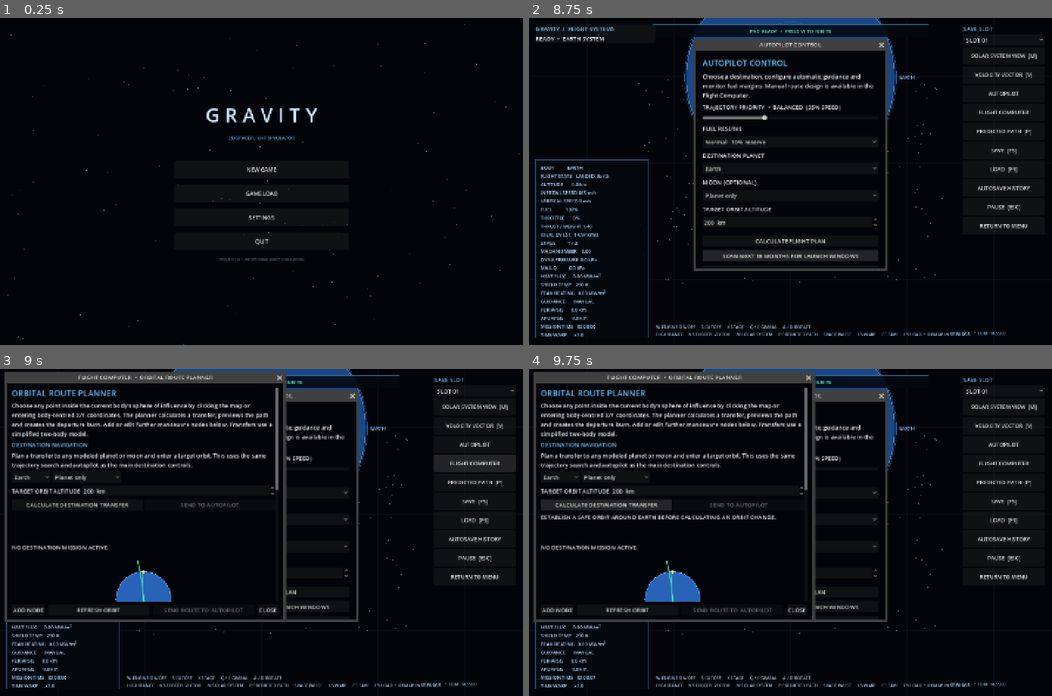
Above: before the commit, frames 1-4 (two rows, left to right).
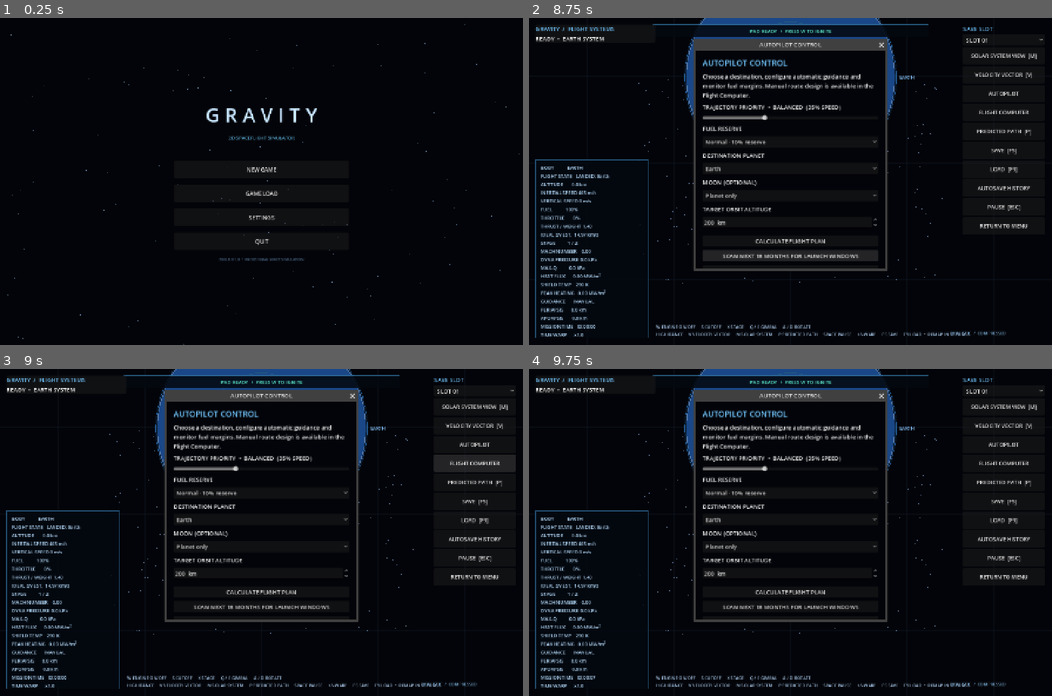
Above: after the commit, the same moments.

Repository: Blagos1195/Gravity-simulator
Game: Godot game, scene res://scenes/main.tscn
The game is run twice, just before and just after one commit, with the same random seed, the same clock (stepped at 60 frames per second) and the same inputs.
Inputs (mouse positions are in pixels of both pictures, inside the frame that each line leads up to):
- Up to frame 1 (0.25 s): no input
- Up to frame 2 (8.75 s): click "NEW GAME" at 0.5 s; click "CONTINUE TO ROCKET BUILDER" at 1.25 s; click "LAUNCH VEHICLE" at 2 s; click "SLOT 01" at 2.75 s; click "SOLAR SYSTEM VIEW [M]" at 3.5 s; click "VELOCITY VECTOR [V]" at 4.25 s; click "AUTOPILOT" at 5 s; click "Normal · 10% reserve" at 5.75 s; click "Normal · 10% reserve" at 6.5 s; click "SCAN NEXT 18 MONTHS FOR LAUNC…" at 7.25 s; click "SCAN NEXT 18 MONTHS FOR LAUNC…" at 8 s
- Up to frame 3 (9 s): click "FLIGHT COMPUTER" at 8.75 s
- Up to frame 4 (9.75 s): click (607, 506) at 9.5 s, where only the run before the commit has a clickable "CALCULATE DESTINATION TRANSFER"

Frames 1-2 are identical in both runs. In frame 3, 12% of the frame differs, in the area x 0-55%, y 0-78%; in frame 4, 13%.
Error after the commit: Parse Error: Identifier "transfer" not declared in the current scope. (res://scripts/route_planner.gd:591)

Commit message:
Allow surface launch and deep-space transfer planning

Diff:
--- a/Gravity/scripts/route_planner.gd
+++ b/Gravity/scripts/route_planner.gd
@@ -561,25 +561,33 @@
 	var current_minimum := FlightComputer.minimum_safe_orbit_altitude(current_name, float(current.get("radius", 0.0)))
 	var inside_current_soi := float(current.get("distance", INF)) <= float(current.get("soi", 0.0))
 	var stable_orbit := inside_current_soi and bool(current_orbit.get("bound", false)) and float(current_orbit.get("periapsis", 0.0)) > float(current.get("radius", 0.0)) + current_minimum
+	var landed_start := bool(simulation.get("landed"))
+	var deep_space_start := not inside_current_soi
 	if current_name == target_name:
-		if not stable_orbit:
+		if not stable_orbit and landed_start:
+			navigation_plan = {"valid": true, "target_id": target_id, "target_name": target_name, "target_altitude": target_altitude, "local": true, "needs_parking_orbit": true}
+		elif not stable_orbit:
 			_invalidate_navigation_plan()
 			navigation_report.text = "ESTABLISH A SAFE ORBIT AROUND %s BEFORE CALCULATING AN ORBIT CHANGE." % target_name.to_upper()
 			return
-		var local_plan := FlightComputer.target_radius_burn(current_position, current_velocity, target_radius, current_mu)
-		var local_available: float = FlightComputer.INFINITE_FUEL_PLANNING_DELTA_V if bool(simulation.get("infinite_weightless_fuel")) else FlightComputer.available_delta_v(rocket_design, int(simulation.get("stage_index")), float(simulation.get("fuel"))) * (1.0 - float(simulation.get("autopilot_safety_margin")))
-		if not bool(local_plan.get("valid", false)) or float(local_plan.get("delta_v", INF)) > local_available:
-			_invalidate_navigation_plan()
-			navigation_report.text = "NO FEASIBLE LOCAL ORBIT CHANGE. Check the target orbit and remaining ΔV budget."
-			return
-		navigation_plan = {"valid": true, "target_id": target_id, "target_name": target_name, "target_altitude": target_altitude, "delta_v": float(local_plan.get("delta_v", 0.0)), "local": true}
+		else:
+			var local_plan := FlightComputer.target_radius_burn(current_position, current_velocity, target_radius, current_mu)
+			var local_available: float = FlightComputer.INFINITE_FUEL_PLANNING_DELTA_V if bool(simulation.get("infinite_weightless_fuel")) else FlightComputer.available_delta_v(rocket_design, int(simulation.get("stage_index")), float(simulation.get("fuel"))) * (1.0 - float(simulation.get("autopilot_safety_margin")))
+			if not bool(local_plan.get("valid", false)) or float(local_plan.get("delta_v", INF)) > local_available:
+				_invalidate_navigation_plan()
+				navigation_report.text = "NO FEASIBLE LOCAL ORBIT CHANGE. Check the target orbit and remaining ΔV budget."
+				return
+			navigation_plan = {"valid": true, "target_id": target_id, "target_name": target_name, "target_altitude": target_altitude, "delta_v": float(local_plan.get("delta_v", 0.0)), "local": true}
 	else:
-		if not stable_orbit:
+		if not stable_orbit and not landed_start and not deep_space_start:
 			_invalidate_navigation_plan()
 			navigation_report.text = "A SAFE PARKING ORBIT AROUND %s IS REQUIRED BEFORE A DESTINATION TRANSFER CAN BE CALCULATED." % current_name.to_upper()
 			return
-		var available: float = FlightComputer.INFINITE_FUEL_PLANNING_DELTA_V if bool(simulation.get("infinite_weightless_fuel")) else FlightComputer.available_delta_v(rocket_design, int(simulation.get("stage_index")), float(simulation.get("fuel"))) * (1.0 - float(simulation.get("autopilot_safety_margin")))
-		var transfer: Dictionary = FlightComputer.simulated_transfer_search_precise(simulation.get("rocket_position_precise"), simulation.get("velocity"), float(simulation.get("sim_time")), target_id, available, float(simulation.get("autopilot_speed_priority")), false, target_altitude)
+		if landed_start:
+			navigation_plan = {"valid": true, "target_id": target_id, "target_name": target_name, "target_altitude": target_altitude, "local": false, "needs_parking_orbit": true}
+		else:
+			var available: float = FlightComputer.INFINITE_FUEL_PLANNING_DELTA_V if bool(simulation.get("infinite_weightless_fuel")) else FlightComputer.available_delta_v(rocket_design, int(simulation.get("stage_index")), float(simulation.get("fuel"))) * (1.0 - float(simulation.get("autopilot_safety_margin")))
+			var transfer: Dictionary = FlightComputer.simulated_transfer_search_precise(simulation.get("rocket_position_precise"), simulation.get("velocity"), float(simulation.get("sim_time")), target_id, available, float(simulation.get("autopilot_speed_priority")), false, target_altitude)
 		if not bool(transfer.get("valid", false)):
 			_invalidate_navigation_plan()
 			navigation_report.text = "NO FEASIBLE TRANSFER FOUND\n" + str(transfer.get("reason", "No trajectory satisfied the arrival and fuel constraints."))
@@ -597,7 +605,9 @@
 	navigation_plot.visible = not bool(navigation_plan.get("local", false))
 	if not bool(navigation_plan.get("local", false)):
 		_update_navigation_plot()
-	if bool(navigation_plan.get("local", false)):
+	if bool(navigation_plan.get("needs_parking_orbit", false)):
+		navigation_report.text = "AUTOPILOT READY  •  %s\nThe vehicle will first establish a safe parking orbit, then calculate the destination transfer." % target_name
+	elif bool(navigation_plan.get("local", false)):
 		navigation_report.text = "ORBIT CHANGE SOLVED  •  %s\nTarget altitude: %.1f km\nRequired ΔV: %.0f m/s\nThis plan will circularise around the current body." % [target_name, target_altitude / 1000.0, float(navigation_plan.get("delta_v", 0.0))]
 	else:
 		navigation_report.text = "TRANSFER SOLVED  •  %s\nDeparture: CURRENT ORBIT  •  T+ %.1f s\nDeparture ΔV: %.0f m/s\nArr …(289 unchanged characters)…
@@ -728,7 +738,9 @@
 	var relative_velocity: Vector2 = Vector2(simulation.get("velocity")) - Vector2(current.get("velocity", Vector2.ZERO))
 	var current_orbit := FlightComputer.orbital_state(relative_position, relative_velocity, FlightComputer.G * float(current.get("mass", 0.0)))
 	var minimum_altitude := FlightComputer.minimum_safe_orbit_altitude(current_name, float(current.get("radius", 0.0)))
-	var stable_orbit := bool(current_orbit.get("bound", false)) and float(current_orbit.get("periapsis", 0.0)) > float(current.get("radius", 0.0)) + minimum_altitude
+	var inside_current_soi := float(current.get("distance", INF)) <= float(current.get("soi", 0.0))
+	var stable_orbit := inside_current_soi and bool(current_orbit.get("bound", false)) and float(current_orbit.get("periapsis", 0.0)) > float(current.get("radius", 0.0)) + minimum_altitude
+	var landed_start := bool(simulation.get("landed"))
 	simulation.set("autopilot_enabled", true)
 	simulation.set("autopilot_complete", false)
 	simulation.set("autopilot_target_mode", "ORBIT")
@@ -740,9 +752,9 @@
 	simulation.set("autopilot_precomputed_transfer_plan", navigation_plan.duplicate(true) if not bool(navigation_plan.get("local", false)) else {})
 	simulation.set("autopilot_apsis_correction_armed", true)
 	simulation.set("autopilot_apsis_correction_angle", relative_position.angle())
-	simulation.set("autopilot_phase", "CIRCULARISE" if current_name == target_name and stable_orbit else "ASCENT" if bool(simulation.get("landed")) or not stable_orbit else "PLAN_TRANSFER")
+	simulation.set("autopilot_phase", "CIRCULARISE" if current_name == target_name and stable_orbit else "ASCENT" if landed_start or (not stable_orbit and inside_current_soi) else "PLAN_TRANSFER")
 	simulation.set("guidance_enabled", true)
-	simulation.set("thrust_key_down", bool(simulation.get("landed")) or not stable_orbit)
+	simulation.set("thrust_key_down", landed_start or (not stable_orbit and inside_current_soi))
 	simulation.set("status_message", "FLIGHT COMPUTER  •  NAVIGATING TO %s" % target_name.to_upper())
 	navigation_engage_button.disabled = true
 	navigation_engage_button.text = "AUTOPILOT ACTIVE"
